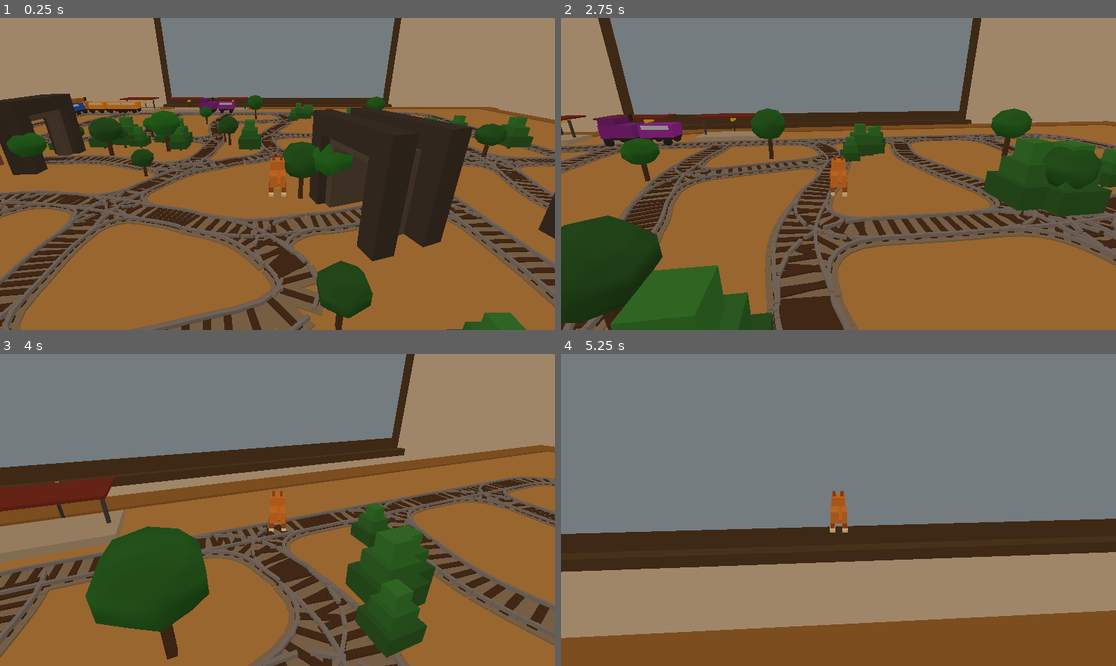
Above: before the commit, frames 1-4 (two rows, left to right).
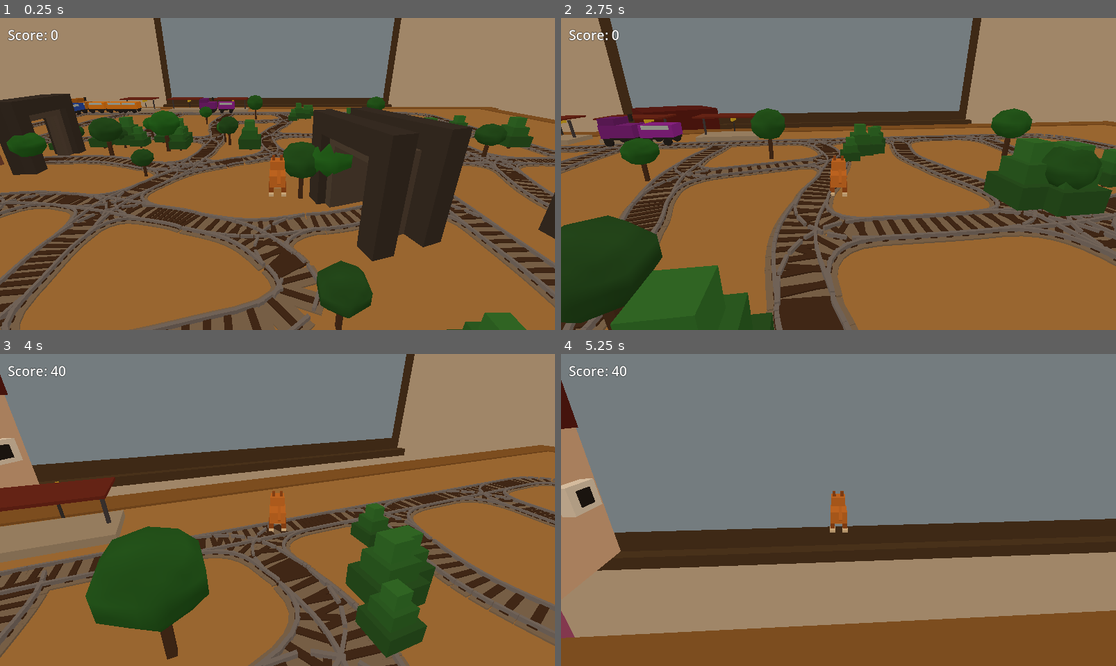
Above: after the commit, the same moments.

Repository: bobgar/Train-Cats
Game: Godot game, scene res://scenes/main.tscn
The game is run twice, just before and just after one commit, with the same random seed, the same clock (stepped at 60 frames per second) and the same inputs.
Inputs (mouse positions are in pixels of both pictures, inside the frame that each line leads up to):
- Up to frame 1 (0.25 s): no input
- Up to frame 2 (2.75 s): tap Enter at 0.5 s; move the mouse to (866, 174) at 0.52 s; hold W from 0.53 s (still down); tap E at 0.6, 2.1 s; click (866, 174) at 0.67 s; tap Space at 0.77, 1.52 s; move the mouse to (810, 174) at 1.27 s; tap Shift at 1.35 s; move the mouse to (849, 167) at 2.02 s
- Up to frame 3 (4 s): keep holding W; move the mouse to (271, 516) at 2.77 s; tap Shift at 2.85 s; click (271, 516) at 2.92 s; tap Space at 3.02, 3.77 s; move the mouse to (316, 513) at 3.52 s; tap E at 3.6 s
- Up to frame 4 (5.25 s): keep holding W; move the mouse to (794, 506) at 4.27 s; tap Shift at 4.35 s; tap Space at 4.52 s; move the mouse to (844, 510) at 5.02 s; tap E at 5.1 s; click (844, 510) at 5.17 s

The runs differ from the first frame. In frame 1, 0.2% of the frame differs, in the area x 1-11%, y 3-8%; in frame 2, 0.6%; in frame 3, 1.4%; in frame 4, 3.7%, in the area x 0-12%, y 3-92%.

Commit message:
Fixes -- big heads etc.

Diff:
--- /dev/null
+++ b/scripts/cafe_customer.gd
@@ -0,0 +1,299 @@
+extends Node3D
+class_name CafeCustomer
+
+## A cafe patron who peeks over the table edge to watch the model trains.
+## Rises up, tracks the player with their head, reacts to derailments, and
+## can be knocked back by flying train debris.
+
+signal done   ## emitted when fully hidden — manager frees the node
+
+enum State { RISING, WATCHING, SINKING }
+
+const HIDE_Y     := -8.0   # fully below table surface (2x head: top at y=6.1, so -8+6.1=-1.9)
+const SHOW_Y     :=  0.0   # fully risen — head clears table edge
+const RISE_SPEED := 4.5    # units/sec — ~1.8s over 8-unit travel
+const SINK_SPEED := 3.5
+const WATCH_TIME := 20.0
+const CONE_COS   := 0.5    # cos(60°) — half-angle of view cone
+
+var _state: State = State.RISING
+var _watch_timer: float = 0.0
+var _player_ref: Node3D = null
+var _face_dir: Vector3 = Vector3.FORWARD
+var _body_container: Node3D = null   # bounce/shake tweens target this; root node only rises/sinks
+var _head_pivot: Node3D = null
+var _eye_l: MeshInstance3D = null
+var _eye_r: MeshInstance3D = null
+var _hit: bool = false
+var _rng := RandomNumberGenerator.new()
+
+# ---------------------------------------------------------------------------
+# Setup
+# ---------------------------------------------------------------------------
+
+func setup(player: Node3D, face_dir: Vector3) -> void:
+	_rng.randomize()
+	_player_ref = player
+	_face_dir = face_dir.normalized()
+	position.y = HIDE_Y
+	_build_body()
+	_build_hit_area()
+
+# ---------------------------------------------------------------------------
+# Body construction
+# ---------------------------------------------------------------------------
+
+func _build_body() -> void:
+	var skin   := Color(0.95, 0.82, 0.72)
+	var hair_c := Color(
+		_rng.randf_range(0.10, 0.50),
+		_rng.randf_range(0.06, 0.32),
+		_rng.randf_range(0.04, 0.18))
+	var shirt  := Color(
+		_rng.randf_range(0.30, 0.90),
+		_rng.randf_range(0.30, 0.90),
+		_rng.randf_range(0.30, 0.90))
+
+	# Container node — bounce/shake tweens move this; root y is reserved for rise/sink
+	_body_container = Node3D.new()
+	add_child(_body_container)
+
+	# Body — tall CapsuleMesh; bottom reaches ROOM_FLOOR (-22) when node is at y=0
+	# Center at y=-9.5: top=3.0 (matches head pivot), bottom=-22.0
+	var body_mi  := MeshInstance3D.new()
+	var cap      := CapsuleMesh.new()
+	cap.radius   = 1.6
+	cap.height   = 25.0
+	body_mi.mesh = cap
+	var body_mat := StandardMaterial3D.new()
+	body_mat.albedo_color = shirt
+	body_mi.material_override = body_mat
+	body_mi.position = Vector3(0.0, -9.5, 0.0)
+	_body_container.add_child(body_mi)
+
+	# Head pivot — rotates each frame to track the player
+	_head_pivot = Node3D.new()
+	_head_pivot.position = Vector3(0.0, 3.0, 0.0)
+	_body_container.add_child(_head_pivot)
+
+	# Head box — 2× scale: 6.2³
+	var head_mi  := MeshInstance3D.new()
+	var head_box := BoxMesh.new()
+	head_box.size = Vector3(6.2, 6.2, 6.2)
+	head_mi.mesh  = head_box
+	var head_mat  := StandardMaterial3D.new()
+	head_mat.albedo_color = skin
+	head_mi.material_override = head_mat
+	_head_pivot.add_child(head_mi)
+
+	# Hair — sits on top of head: y = head_half (3.1) + hair_half (1.2) = 4.3
+	var hair_mi  := MeshInstance3D.new()
+	var hair_box := BoxMesh.new()
+	hair_box.size = Vector3(6.4, 2.4, 6.4)
+	hair_mi.mesh  = hair_box
+	var hair_mat  := StandardMaterial3D.new()
+	hair_mat.albedo_color = hair_c
+	hair_mi.material_override = hair_mat
+	hair_mi.position = Vector3(0.0, 4.3, 0.0)
+	_head_pivot.add_child(hair_mi)
+
+	# Eyes — on the -Z face so look_at() orients the face toward the target
+	# head_half_z = 3.1; eye at z = -(3.1 + eye_half_z=0.25) = -3.35
+	for side in [-1.0, 1.0]:
+		var eye_mi  := MeshInstance3D.new()
+		var eye_box := BoxMesh.new()
+		eye_box.size = Vector3(1.50, 1.20, 0.50)
+		eye_mi.mesh  = eye_box
+		var eye_mat  := StandardMaterial3D.new()
+		eye_mat.albedo_color = Color.WHITE
+		eye_mi.material_override = eye_mat
+		eye_mi.position = Vector3(side * 1.60, 0.40, -3.35)
+		_head_pivot.add_child(eye_mi)
+		if side < 0.0:
+			_eye_l = eye_mi
+		else:
+			_eye_r = eye_mi
+
+		# Dark pupil
+		var pupil_mi  := MeshInstance3D.new()
+		var pupil_box := BoxMesh.new()
+		pupil_box.size = Vector3(0.70, 0.70, 0.30)
+		pupil_mi.mesh  = pupil_box
+		var pupil_mat  := StandardMaterial3D.new()
+		pupil_mat.albedo_color = Color(0.10, 0.08, 0.08)
+		pupil_mi.material_override = pupil_mat
+		pupil_mi.position = Vector3(side * 1.60, 0.40, -3.50)
+		_head_pivot.add_child(pupil_mi)
+
+func _build_hit_area() -> void:
+	var area := Area3D.new()
+	area.monitoring  = true
+	area.monitorable = false
+	area.collision_layer = 0
+	area.collision_mask  = 8   # matches physics car layer 8
+	var cs    := CollisionShape3D.new()
+	var shape := BoxShape3D.new()
+	shape.size = Vector3(8.0, 12.0, 8.0)
+	cs.shape   = shape
+	cs.position = Vector3(0.0, 2.0, 0.0)
+	area.add_child(cs)
+	area.body_entered.connect(_on_hit_by_debris)
+	add_child(area)
+
+# ---------------------------------------------------------------------------
+# Per-frame update
+# ---------------------------------------------------------------------------
+
+func _process(delta: float) -> void:
+	match _state:
+		State.RISING:
+			position.y = move_toward(position.y, SHOW_Y, RISE_SPEED * delta)
+			_track_player()
+			if absf(position.y - SHOW_Y) < 0.05:
+				position.y = SHOW_Y
+				_state = State.WATCHING
+				_watch_timer = WATCH_TIME
+		State.WATCHING:
+			_watch_timer -= delta
+			_track_player()
+			if _watch_timer <= 0.0:
+				_state = State.SINKING
+		State.SINKING:
+			position.y = move_toward(position.y, HIDE_Y, SINK_SPEED * delta)
+			if absf(position.y - HIDE_Y) < 0.05:
+				position.y = HIDE_Y
+				done.emit()
+				queue_free()
+
+func _track_player() -> void:
+	if _player_ref == null or not is_instance_valid(_player_ref):
+		return
+	var to := _player_ref.global_position - _head_pivot.global_position
+	to.y = 0.0
+	if to.length_squared() < 0.01:
+		return
+	# Only set yaw (rotation.y) so that X/Z tweens for wobble and recoil are
+	# never overridden.  Formula: local -Z after rotation.y=a is (-sin a, 0, -cos a).
+	# To make that equal the normalised to-vector: a = atan2(-to.x, -to.z).
+	_head_pivot.rotation.y = atan2(-to.x, -to.z)
+
+# ---------------------------------------------------------------------------
+# Public API
+# ---------------------------------------------------------------------------
+
+## Returns true only when this customer is fully risen, not yet hit, and the
+## event position falls within their viewing cone (CONE_COS = cos 60°).
+##
+## Math: project both positions onto XZ, compute the direction vector from
+## customer to event, dot it against the (fixed) inward face direction.
+## A result > CONE_COS means the angle between them is < 60°, i.e. in-view.
+## Using 2D Vector2 throughout to avoid any accidental 3D normalisation issues.
+func is_in_view_cone(world_pos: Vector3) -> bool:
+	# Guard: only score when customer is fully up and watching
+	if _state != State.WATCHING or _hit:
+		return false
+
+	# XZ-plane direction from this customer to the event
+	var my_xz    := Vector2(global_position.x, global_position.z)
+	var event_xz := Vector2(world_pos.x, world_pos.z)
+	var to_xz    := event_xz - my_xz
+
+	# Degenerate: event is directly overhead/underfoot — count as visible
+	if to_xz.length_squared() < 0.01:
+		return true
+
+	# _face_dir is normalised in setup(); grab its XZ components as 2D
+	var face_2d := Vector2(_face_dir.x, _face_dir.z)
+
+	# dot > CONE_COS means angle from face direction < 60°
+	return to_xz.normalized().dot(face_2d) > CONE_COS
+
+func trigger_happy() -> void:
+	# Only react when fully up and watching — not while still rising or leaving
+	if _state != State.WATCHING or _hit:
+		return
+	# Body bounces up twice
+	var tw := create_tween()
+	tw.tween_property(_body_container, "position:y", 3.0, 0.10).set_ease(Tween.EASE_OUT)
+	tw.tween_property(_body_container, "position:y", 0.0, 0.18).set_ease(Tween.EASE_IN)
+	tw.tween_property(_body_container, "position:y", 1.2, 0.08).set_ease(Tween.EASE_OUT)
+	tw.tween_property(_body_container, "position:y", 0.0, 0.14).set_ease(Tween.EASE_IN)
+	# Head wobbles side-to-side simultaneously
+	var tw2 := create_tween()
+	tw2.tween_property(_head_pivot, "rotation_degrees:z",  22.0, 0.09)
+	tw2.tween_property(_head_pivot, "rotation_degrees:z", -18.0, 0.11)
+	tw2.tween_property(_head_pivot, "rotation_degrees:z",  13.0, 0.09)
+	tw2.tween_property(_head_pivot, "rotation_degrees:z",  -8.0, 0.09)
+	tw2.tween_property(_head_pivot, "rotation_degrees:z",   0.0, 0.10)
+
+func trigger_hit() -> void:
+	if _hit:
+		return
+	_hit = true
+	_set_x_eyes()
+	_spawn_stars()
+	# Head snaps back hard, then slumps forward — more violent than trigger_happy
+	var tw := create_tween()
+	tw.tween_property(_head_pivot, "rotation_degrees:x", -55.0, 0.10).set_ease(Tween.EASE_OUT)
+	tw.tween_property(_head_pivot, "rotation_degrees:x",  25.0, 0.14)
+	tw.tween_property(_head_pivot, "rotation_degrees:x", -35.0, 0.10)
+	tw.tween_property(_head_pivot, "rotation_degrees:x",   0.0, 0.18)
+	# Body shakes, then start sinking after the recoil settles
+	var tw2 := create_tween()
+	tw2.tween_property(_body_container, "position:y",  2.0, 0.08).set_ease(Tween.EASE_OUT)
+	tw2.tween_property(_body_container, "position:y", -1.5, 0.10).set_ease(Tween.EASE_IN)
+	tw2.tween_property(_body_container, "position:y",  0.8, 0.08).set_ease(Tween.EASE_OUT)
+	tw2.tween_property(_body_container, "position:y",  0.0, 0.12).set_ease(Tween.EASE_IN)
+	tw2.tween_callback(func() -> void: _state = State.SINKING)
+
+# ---------------------------------------------------------------------------
+# Hit reaction helpers
+# ---------------------------------------------------------------------------
+
+func _set_x_eyes() -> void:
+	for eye in [_eye_l, _eye_r]:
+		if eye == null or not is_instance_valid(eye):
+			continue
+		# Hide the normal eye mesh
+		eye.visible = false
+		# Two thin boxes rotated ±45° form an X in the YZ plane
+		var x_color := Color(0.90, 0.10, 0.10)
+		for angle in [45.0, -45.0]:
+			var bar     := MeshInstance3D.new()
+			var bar_box := BoxMesh.new()
+			bar_box.size = Vector3(0.40, 1.30, 0.40)
+			bar.mesh     = bar_box
+			var bar_mat  := StandardMaterial3D.new()
+			bar_mat.albedo_color = x_color
+			bar.material_override = bar_mat
+			bar.position = eye.position
+			bar.rotation_degrees.z = angle
+			_head_pivot.add_child(bar)
+
+func _spawn_stars() -> void:
+	var stars                  := CPUParticles3D.new()
+	stars.emitting             = true
+	stars.amount               = 24
+	stars.lifetime             = 1.8
+	stars.one_shot             = true
+	stars.explosiveness        = 0.9
+	stars.direction            = Vector3.UP
+	stars.spread               = 70.0
+	stars.gravity              = Vector3(0.0, -8.0, 0.0)
+	stars.initial_velocity_min = 5.0
+	stars.initial_velocity_max = 11.0
+	stars.scale_amount_min     = 0.8
+	stars.scale_amount_max     = 1.6
+	var star_mesh              := BoxMesh.new()
+	star_mesh.size             = Vector3(1.0, 1.0, 1.0)
+	stars.mesh                 = star_mesh
+	stars.color                = Color(1.0, 0.88, 0.10)   # gold
+	stars.position             = Vector3(0.0, 9.0, 0.0)   # above 2× head
+	_head_pivot.add_child(stars)
+
+# ---------------------------------------------------------------------------
+# Debris collision
+# ---------------------------------------------------------------------------
+
+func _on_hit_by_debris(_body: Node3D) -> void:
+	trigger_hit()
--- /dev/null
+++ b/scripts/customer_manager.gd
@@ -0,0 +1,190 @@
+extends Node3D
+class_name CustomerManager
+
+## Manages the pool of cafe customers who peek over the table edge.
+## Maintains ~MAX_ACTIVE customers at all times, respawning them after
+## a short delay. Connects to train derail signals and awards points.
+
+const CafeCustomerScript = preload("res://scripts/cafe_customer.gd")
+
+const MAX_ACTIVE      := 5
+const RESPAWN_DELAY   := 5.0
+const PTS_CONE_DERAIL := 10   # points when watched train is knocked over
+const PTS_HIT_DEBRIS  := 25   # points when hit by flying train debris
+
+# Customer y-position when hidden (must match CafeCustomer.HIDE_Y)
+const _HIDE_Y := -6.0
+
+var _player: Node3D = null
+var _table_hw: float = 34.0
+var _table_hd: float = 34.0
+var _customers: Array = []       # active CafeCustomer nodes
+var _spawn_timers: Array = []    # remaining wait times before next spawn
+var _score: int = 0
+var _score_label: Label = null
+var _rng := RandomNumberGenerator.new()
+
+# ---------------------------------------------------------------------------
+# Public API
+# ---------------------------------------------------------------------------
+
+func setup(player: Node3D, table_hw: float, table_hd: float) -> void:
+	_rng.randomize()
+	_player   = player
+	_table_hw = table_hw
+	_table_hd = table_hd
+	_build_score_ui()
+	# Stagger initial spawns slightly so they don't all pop up at once
+	for i in range(MAX_ACTIVE):
+		_spawn_timers.append(float(i) * 0.8)
+
+func register_train(train: Node) -> void:
+	train.derailed.connect(_on_train_derailed)
+
+# ---------------------------------------------------------------------------
+# Per-frame management
+# ---------------------------------------------------------------------------
+
+func _process(delta: float) -> void:
+	# Tick spawn timers; fire when they reach zero
+	var fired: Array = []
+	for i in range(_spawn_timers.size()):
+		_spawn_timers[i] -= delta
+		if _spawn_timers[i] <= 0.0:
+			fired.append(i)
+	# Remove in reverse order to preserve indices
+	for i in range(fired.size() - 1, -1, -1):
+		_spawn_timers.remove_at(fired[i])
+	for _f in fired:
+		_spawn_one()
+
+# ---------------------------------------------------------------------------
+# Spawning
+# ---------------------------------------------------------------------------
+
+## Minimum XZ distance between any two customer spawn points.
+## Head width is 6.2 units; 12 leaves ~5.8 units of gap between head edges.
+const MIN_SEP := 12.0
+## Offset customers this far outside the table apron edges (aprons are 2 units
+## thick centred at ±TABLE_HW/HD so outer face is at ±(TABLE_HW+1)).
+const SPAWN_OFFSET := 3.5
+const SPAWN_MARGIN := 4.0   # stay back from table corners on each edge
+
+func _spawn_one() -> void:
+	var total := _customers.size() + _spawn_timers.size()
+	if total >= MAX_ACTIVE:
+		return
+
+	# Try up to 20 random positions; skip any that would overlap an existing customer.
+	for _attempt in range(20):
+		var edge := _rng.randi() % 4
+		var pos  := Vector3.ZERO
+		var face := Vector3.ZERO
+		match edge:
+			0:   # +X
+				pos  = Vector3(_table_hw + SPAWN_OFFSET, _HIDE_Y,
+					_rng.randf_range(-_table_hd + SPAWN_MARGIN, _table_hd - SPAWN_MARGIN))
+				face = Vector3(-1.0, 0.0, 0.0)
+			1:   # -X
+				pos  = Vector3(-_table_hw - SPAWN_OFFSET, _HIDE_Y,
+					_rng.randf_range(-_table_hd + SPAWN_MARGIN, _table_hd - SPAWN_MARGIN))
+				face = Vector3(1.0, 0.0, 0.0)
+			2:   # +Z
+				pos  = Vector3(
+					_rng.randf_range(-_table_hw + SPAWN_MARGIN, _table_hw - SPAWN_MARGIN),
+					_HIDE_Y, _table_hd + SPAWN_OFFSET)
+				face = Vector3(0.0, 0.0, -1.0)
+			3:   # -Z
+				pos  = Vector3(
+					_rng.randf_range(-_table_hw + SPAWN_MARGIN, _table_hw - SPAWN_MARGIN),
+					_HIDE_Y, -_table_hd - SPAWN_OFFSET)
+				face = Vector3(0.0, 0.0, 1.0)
+
+		# Reject if too close to any existing customer (XZ only — y varies during rise)
+		var too_close := false
+		for c in _customers:
+			if not is_instance_valid(c):
+				continue
+			var dx: float = c.position.x - pos.x
+			var dz: float = c.position.z - pos.z
+			if dx * dx + dz * dz < MIN_SEP * MIN_SEP:
+				too_close = true
+				break
+		if too_close:
+			continue
+
+		# Valid position found — spawn here
+		var customer := CafeCustomerScript.new()
+		customer.position = pos
+		add_child(customer)
+		customer.call("setup", _player, face)
+		customer.done.connect(_on_customer_done.bind(customer))
+		_customers.append(customer)
+		_track_hit_score(customer)
+		return
+	# All 20 attempts overlapped — silently skip; next respawn timer will retry
+
+## Connect a one-shot check so we award PTS_HIT_DEBRIS the first time
+## the customer is hit (before "done" fires).
+func _track_hit_score(customer: Node) -> void:
+	# We poll via the customer's Area3D body_entered — but that already calls
+	# trigger_hit internally.  Simplest hook: connect a thin lambda to the
+	# Area3D's body_entered signal on the customer's hit area.
+	for child in customer.get_children():
+		if child is Area3D:
+			child.body_entered.connect(func(_b: Node3D) -> void:
+				_add_score(PTS_HIT_DEBRIS)
+				_update_ui())
+			break
+
+# ---------------------------------------------------------------------------
+# Event handlers
+# ---------------------------------------------------------------------------
+
+func _on_train_derailed(world_pos: Vector3) -> void:
+	for c in _customers:
+		if not is_instance_valid(c):
+			continue
+		if c.call("is_in_view_cone", world_pos):
+			c.call("trigger_happy")
+			_add_score(PTS_CONE_DERAIL)
+	_update_ui()
+
+func _on_customer_done(customer: Node) -> void:
+	_customers.erase(customer)
+	_spawn_timers.append(RESPAWN_DELAY)
+
+# ---------------------------------------------------------------------------
+# Score
+# ---------------------------------------------------------------------------
+
+func _add_score(pts: int) -> void:
+	_score += pts
+	_update_ui()
+
+func _update_ui() -> void:
+	if _score_label != null:
+		_score_label.text = "Score: %d" % _score
+
+# ---------------------------------------------------------------------------
+# Score UI
+# ---------------------------------------------------------------------------
+
+func _build_score_ui() -> void:
+	var canvas     := CanvasLayer.new()
+	canvas.layer   = 10
+	var label      := Label.new()
+	label.text     = "Score: 0"
+	label.position = Vector2(16.0, 16.0)
+
+	# Style — slightly transparent dark background, large white text
+	var settings := LabelSettings.new()
+	settings.font_size    = 28
+	settings.font_color   = Color(1.0, 1.0, 1.0)
+	settings.outline_size = 3
+	settings.outline_color = Color(0.0, 0.0, 0.0, 0.8)
+	label.label_settings  = settings
+
+	canvas.add_child(label)
+	add_child(canvas)
+	_score_label = label
--- a/scripts/main.gd
+++ b/scripts/main.gd
@@ -16,6 +16,7 @@
 const TrainScript              = preload("res://scripts/train.gd")
 const PlayerScript             = preload("res://scripts/player.gd")
 const EnvironmentSpawnerScript = preload("res://scripts/environment_spawner.gd")
+const CustomerManagerScript    = preload("res://scripts/customer_manager.gd")
 
 # Track grid is set to 8×8 at 7.0 units → nodes span approx ±28 in X and Z.
 # TABLE is sized to contain the track + station platforms.
@@ -42,8 +43,9 @@
 	var station_gpos: Array = _spawn_stations(gen)
 	gen.call("build_curves_and_render", station_gpos)
 	_spawn_world_objects(gen)
-	_spawn_trains(gen, station_gpos)
-	_spawn_player()
+	var player = _spawn_player()
+	var manager = _spawn_customer_manager(player)
+	_spawn_trains(gen, station_gpos, manager)
 
 func _spawn_world_objects(gen) -> void:
 	var env := EnvironmentSpawnerScript.new()
@@ -375,13 +377,21 @@
 		station_gpos.append(gpos)
 	return station_gpos
 
-func _spawn_player() -> void:
+func _spawn_player() -> Node:
 	var player = PlayerScript.new()
 	player.name = "Player"
 	player.position = Vector3(0, 2, 0)
 	add_child(player)
-
-func _spawn_trains(gen, stations: Array) -> void:
+	return player
+
+func _spawn_customer_manager(player: Node) -> Node:
+	var mgr = CustomerManagerScript.new()
+	mgr.name = "CustomerManager"
+	add_child(mgr)
+	mgr.call("setup", player, TABLE_HW, TABLE_HD)
+	return mgr
+
+func _spawn_trains(gen, stations: Array, manager: Node) -> void:
 	if stations.size() < 2:
 		return
 	var num_trains: int = mini(7, stations.size())
@@ -397,3 +407,4 @@
 		train.deceleration = lerp(14.0, 4.5, size_t)
 		add_child(train)
 		train.call("setup", gen, stations, start, color, num_cars)
+		manager.call("register_train", train)
--- a/scripts/train.gd
+++ b/scripts/train.gd
@@ -9,6 +9,8 @@
 ##   DERAILED           → tumbling physics; respawns after timer
 
 enum State { MOVING, STOPPED, REVERSING, WAITING_AT_JUNCTION, DERAILED }
+
+signal derailed(world_pos: Vector3)   ## emitted once when train first derails
 
 @export var max_speed: float = 8.0
 @export var acceleration: float = 5.0
@@ -177,6 +179,7 @@
 	if _state == State.DERAILED:
 		return
 	_state = State.DERAILED
+	derailed.emit(global_position)
 	var base_vel := swipe_dir * force * 0.5 + _heading_dir() * _current_speed
 	_current_speed = 0.0
 	_respawn_timer = 5.5
@@ -201,6 +204,7 @@
 	if _state == State.DERAILED:
 		return
 	_state = State.DERAILED
+	derailed.emit(global_position)
 	var vel := _heading_dir() * _current_speed
 	_current_speed = 0.0
 	_respawn_timer = 5.5
@@ -223,6 +227,8 @@
 	var rb := RigidBody3D.new()
 	rb.global_transform = car.global_transform
 	rb.mass = 1.5
+	rb.collision_layer = 9   # layer 1 (world) + layer 8 (customer hit detection)
+	rb.collision_mask  = 1   # collide with world floor/table
 	# Copy every MeshInstance3D from the original car so it keeps its look.
 	# Build a list of the new materials so we can fade them all together.
 	var fade_mats: Array = []
@@ -479,10 +485,15 @@
 
 func _respawn() -> void:
 	var new_train = get_script().new()
-	new_train.max_speed   = max_speed
+	new_train.max_speed    = max_speed
 	new_train.acceleration = acceleration
 	new_train.deceleration = deceleration
-	get_parent().add_child(new_train)
+	var parent := get_parent()
+	parent.add_child(new_train)
 	new_train.call("setup", _gen, _station_nodes,
 		_station_nodes[randi() % _station_nodes.size()], _color, _num_cars)
+	# Re-register with CustomerManager so the new train's derailed signal is tracked
+	var mgr := parent.get_node_or_null("CustomerManager")
+	if mgr != null:
+		mgr.call("register_train", new_train)
 	queue_free()
